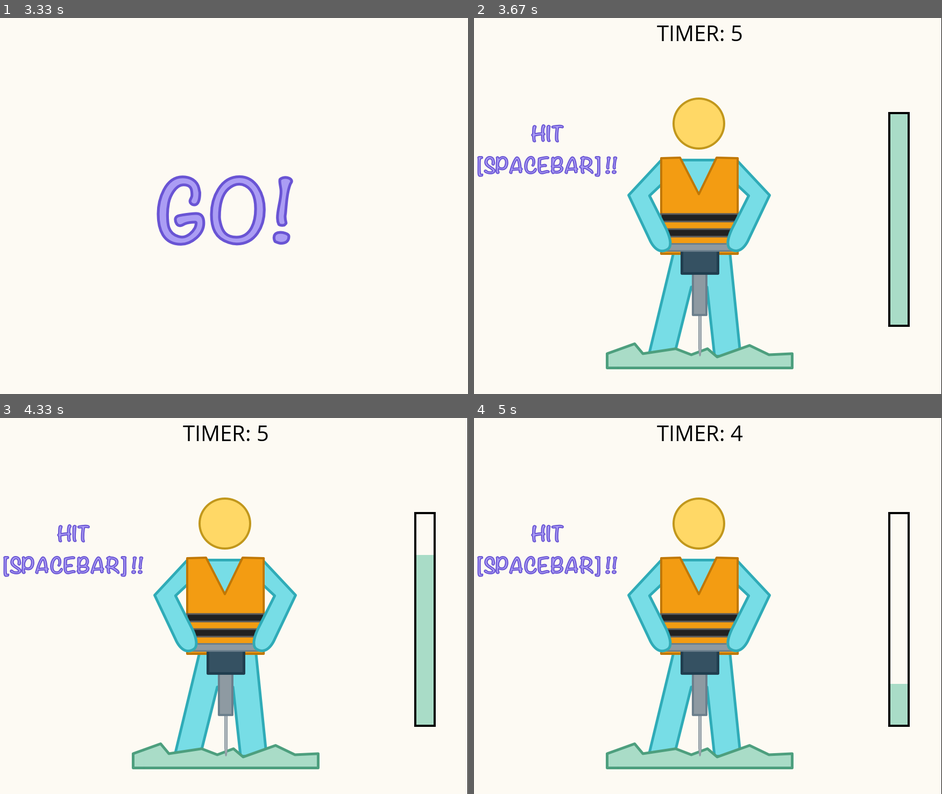
Above: before the commit, frames 1-4 (two rows, left to right).
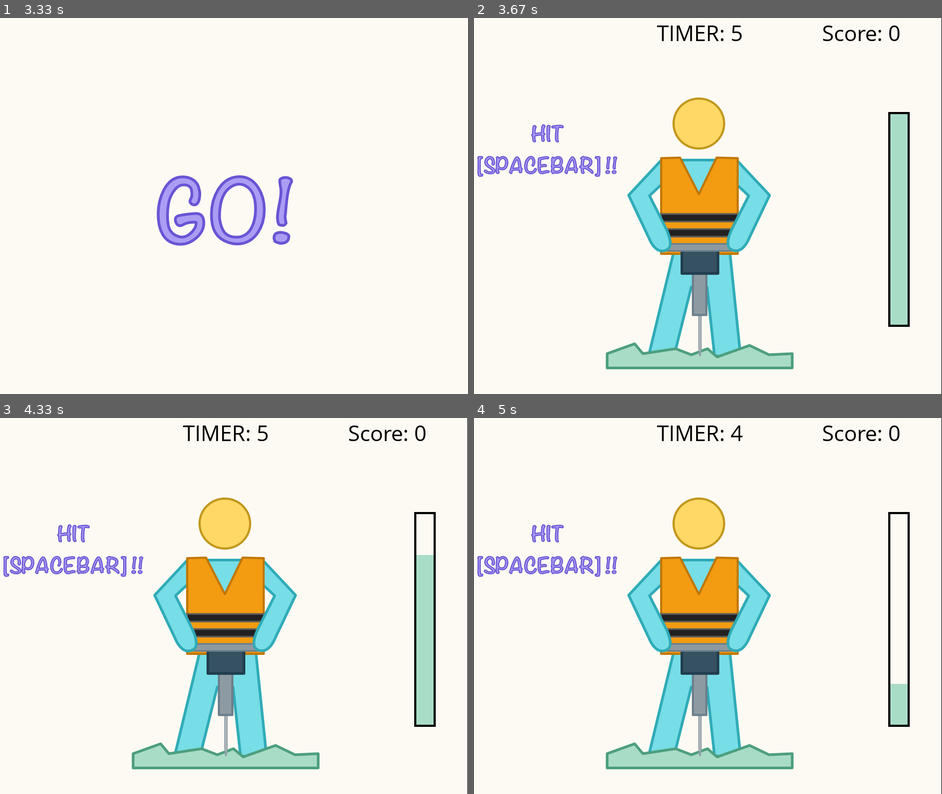
Above: after the commit, the same moments.

Repository: jwl-7/Stick-Bop
Game: pygame game, started from stick-bop.py
Same seed, same stepped clock (60 frames per second), same inputs: the game is played once before the commit and once after it.
Inputs:
- Up to frame 1 (3.33 s): tap Enter at 0.33 s; tap Space at 3.3 s
- Up to frame 2 (3.67 s): no input
- Up to frame 3 (4.33 s): tap Space at 4 s
- Up to frame 4 (5 s): tap Space at 4.4, 4.7, 4.9 s

Frame 1 is identical in both runs. In frame 2, 0.2% of the frame differs, in the area x 74-91%, y 2-7%; in frame 3, 0.2%; in frame 4, 0.2%.

Commit message:
added score to jackhammer scene

Diff:
--- a/stick-bop.py
+++ b/stick-bop.py
@@ -156,9 +156,12 @@
         seconds = int(seconds)
         count_down_timer = count_down - seconds
         count_msg = 'TIMER: ' + str(count_down_timer)
+        score_text = 'Score: ' + str(SCORE)
 
         clear_text(screen, WHITE, count_msg, 40, SCREEN_WIDTH / 2, 0)
+        clear_text(screen, WHITE, score_text, 40, SCREEN_WIDTH - 150, 0)
         draw_text(screen, BLACK, count_msg, 40, SCREEN_WIDTH / 2, 0)
+        draw_text(screen, BLACK, score_text, 40, SCREEN_WIDTH - 150, 0)
         draw_progress_bar(screen, SCREEN_WIDTH - 100, SCREEN_HEIGHT / 4, count * 20)
 
         if count >= 5 and count_down_timer > 0:
@@ -199,8 +202,6 @@
             if event.type == pygame.QUIT:
                 running = False
 
-        score_text = 'Score: ' + str(SCORE)
-        draw_text(screen, BLACK, score_text, 40, SCREEN_WIDTH - (SCREEN_WIDTH / 6), 0)
         pygame.display.update()
         clock.tick(FPS)
 
